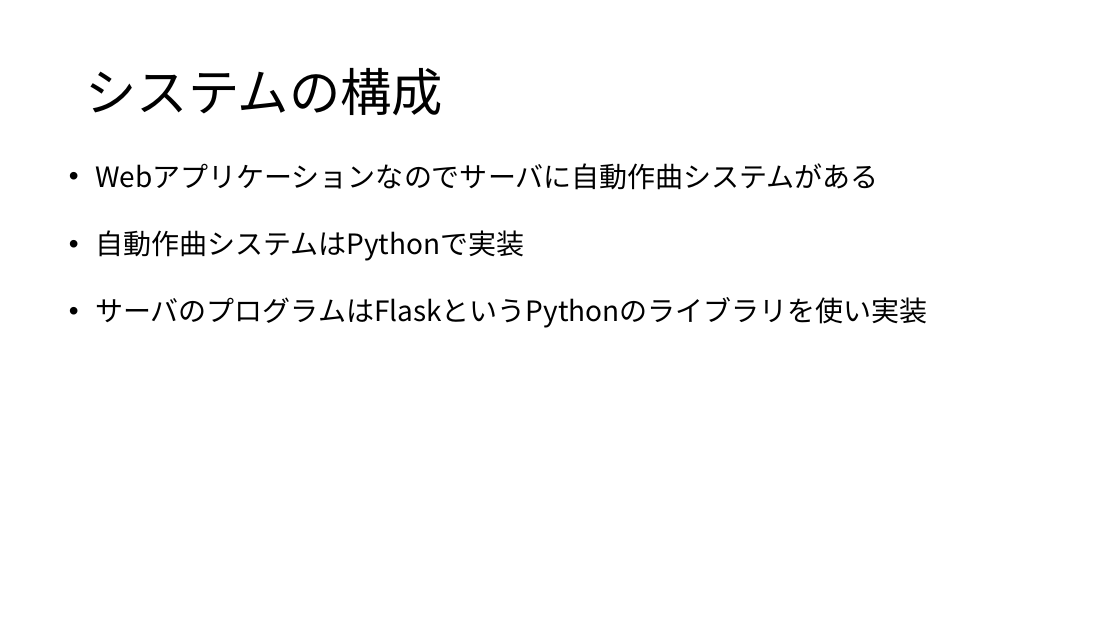
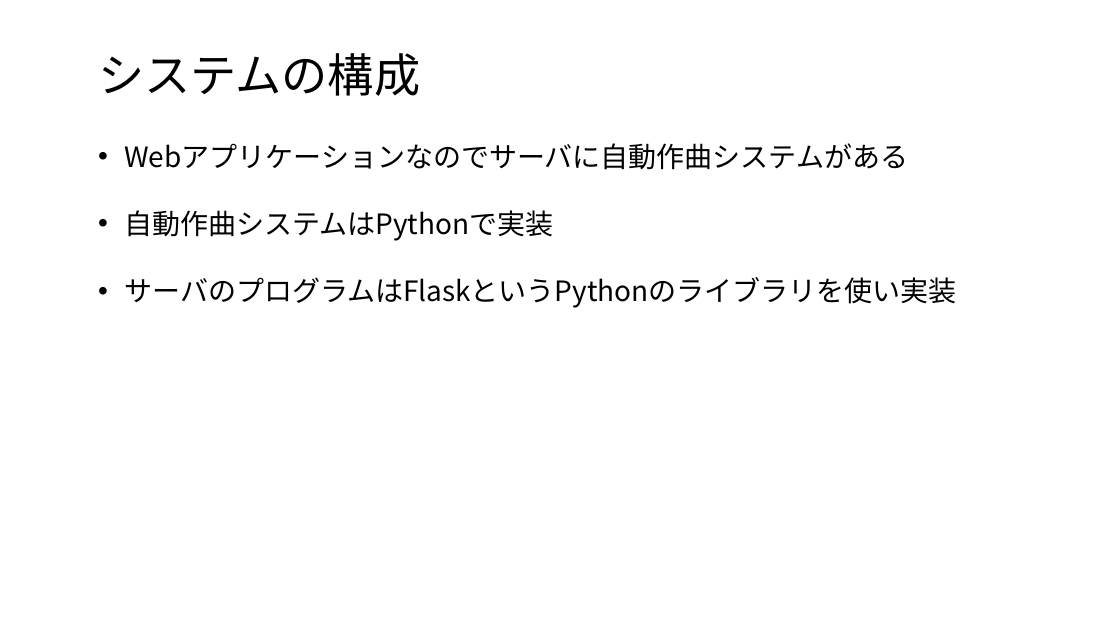
Before and after one commit to yoshitake266/bitComposer_prj, a slide deck: slide 3 of presentation/bit Composer.pptx. Drawn at 1120x630 pixels with LibreOffice and Linux fonts; fonts in the diff are those of the drawing. Boxes give left, top, right and bottom in pixels: in the first picture for what was removed or moved away, otherwise in the second. Text is boxed around its words. In the diff, an @@ line names an element or a change of style, - is before the commit and + after.

```diff
--- a/presentation/bit Composer.pptx
+++ b/presentation/bit Composer.pptx
@@ title "システムの構成": place and size @@
-title "システムの構成" at [85, 68, 443, 115]
+title "システムの構成" at [98, 53, 420, 96]
@@ title "システムの構成" at [98, 53, 420, 96]: size 44 to 39.6 pt @@
@@ text "Webアプリケーションなのでサーバに自動作曲システムがある": place and size @@
-text "Webアプリケーションなのでサーバに自動作曲システムがある" at [95, 163, 928, 328]
+text "Webアプリケーションなのでサーバに自動作曲システムがある" at [124, 143, 957, 308]
```
Also in this commit, not shown: 4 other slides changed, 4 slides removed.
